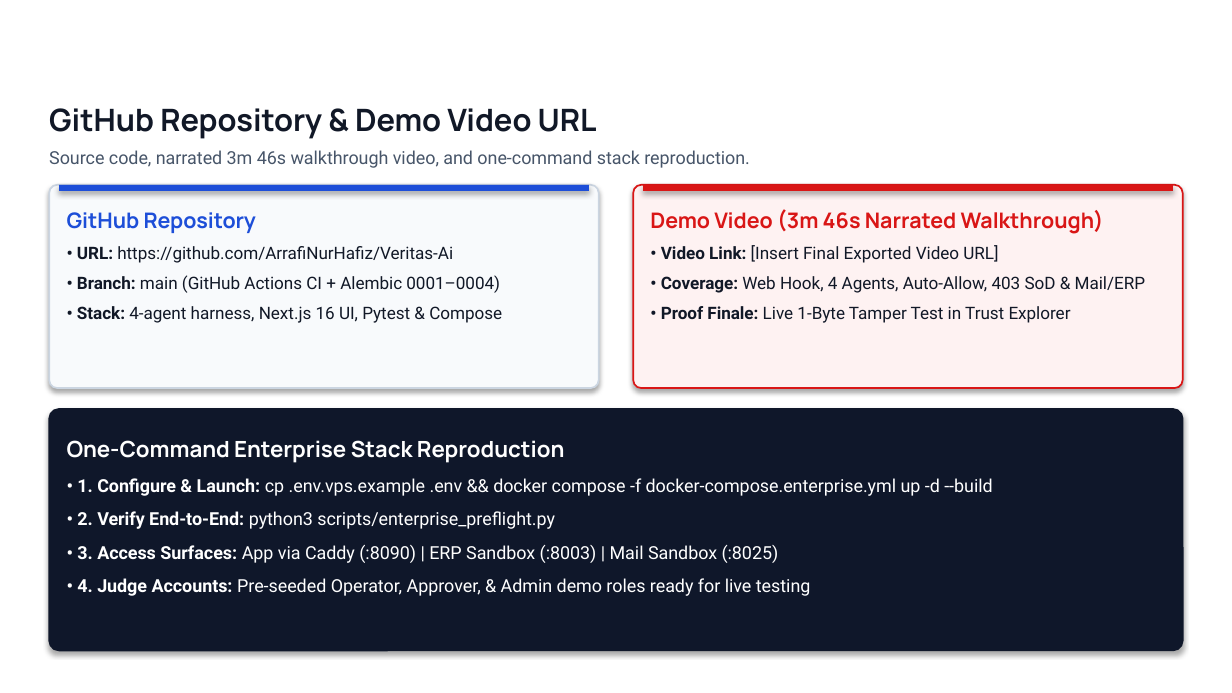
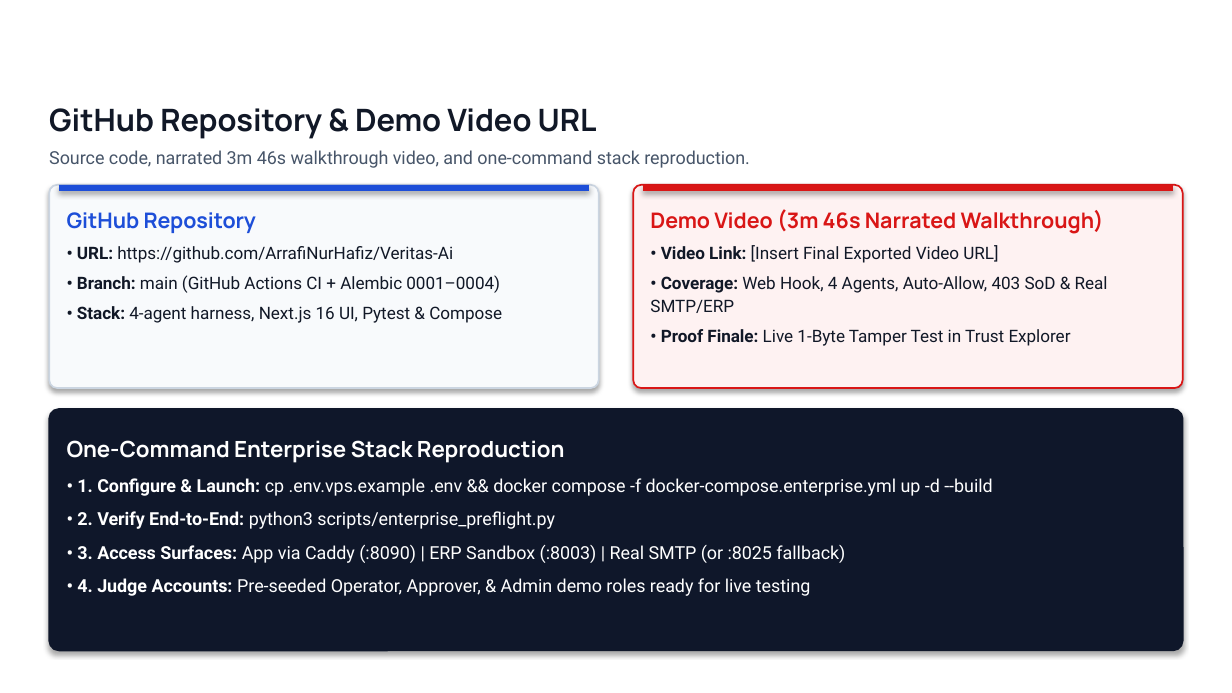
Before and after one commit to ArrafiNurHafiz/Veritas-Ai, a slide deck: slide 13 of docs/VERITAS_AI_Build2036_Deck.pptx. Drawn at 1232x693 pixels with LibreOffice and Linux fonts; fonts in the diff are those of the drawing; background and template pictures are left out. Boxes give left, top, right and bottom in pixels: in the first picture for what was removed or moved away, otherwise in the second. Text is boxed around its words. In the diff, an @@ line names an element or a change of style, - is before the commit and + after.

Commit message:
docs: clarify real SMTP STARTTLS support across README, pitch deck, and reference

```diff
--- a/docs/VERITAS_AI_Build2036_Deck.pptx
+++ b/docs/VERITAS_AI_Build2036_Deck.pptx
@@ text at [650, 276, 1108, 313]: text changed @@
-• Coverage: Web Hook, 4 Agents, Auto-Allow, 403 SoD & Mail/ERP
+• Coverage: Web Hook, 4 Agents, Auto-Allow, 403 SoD & Real SMTP/ERP
@@ text at [77, 545, 845, 563]: text changed @@
-• 3. Access Surfaces: App via Caddy (:8090) | ERP Sandbox (:8003) | Mail Sandbox (:8025)
+• 3. Access Surfaces: App via Caddy (:8090) | ERP Sandbox (:8003) | Real SMTP (or :8025 fallback)
```
Also in this commit, not shown: 4 other slides changed, 2 other files.
